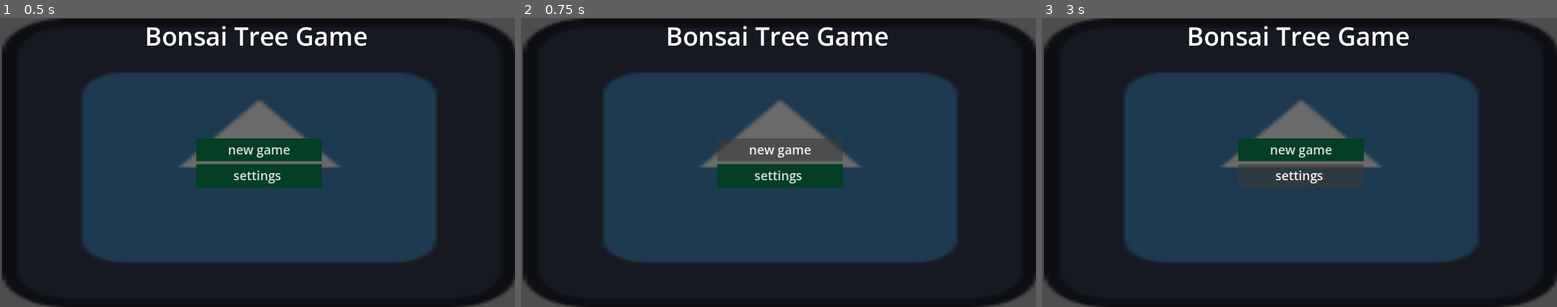
Above: before the commit, frames 1-3 (left to right).
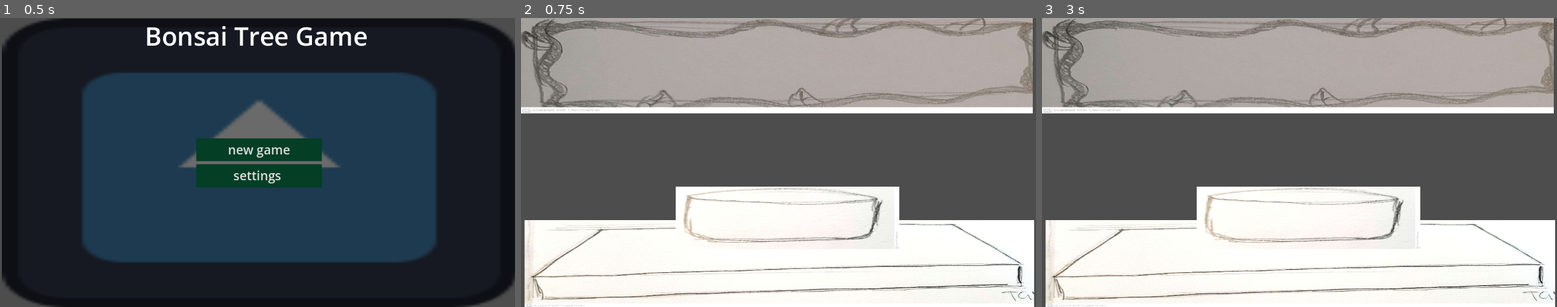
Above: after the commit, the same moments.

Repository: MariaVCGarcia/Japanese-Capstone-BonsaiTree-Game
Game: Godot game, scene res://main_menu.tscn
Two runs of this game, one before a commit and one after it. Both use one fixed random seed, a clock stepped at 60 frames per second and the inputs below. The engine's default icon, where the game draws it, is replaced by a stand-in: a white triangle on a blue panel in a dark square.
Inputs (mouse positions are in pixels of both pictures, inside the frame that each line leads up to):
- Up to frame 1 (0.5 s): no input
- Up to frame 2 (0.75 s): click "new game" at 0.5 s
- Up to frame 3 (3 s): click (1299, 150) at 1.25 s, where only the run before the commit has a clickable "new game"; click (1299, 150) at 2 s, where only the run before the commit has a clickable "new game"; click (1299, 176) at 2.75 s, where only the run before the commit has a clickable "settings"

Frame 1 is identical in both runs. In frame 2, 98% of the frame differs, in the area x 0-100%, y 0-100%; in frame 3, 99%.
Error before the commit: Parse Error: Preload file "uid://cc4s6up5mwyba" does not exist. (res://main_menu_Mouse_Cursor.tscn.gd:3)

Commit message:
fixing cursour

Diff:
--- a/bonsai-tree-game/MouseCursor.gd
+++ b/bonsai-tree-game/MouseCursor.gd
@@ -1,6 +1,7 @@
 extends Node2D
 
-const GAME_ASSETS__10 = preload("uid://cc4s6up5mwyba")
+const GAME_ASSETS__10 = preload("uid://c6n6egph8k6m7")
+
 
 # Called when the node enters the scene tree for the first time.
 func _ready() -> void:
--- a/bonsai-tree-game/main_menu_Mouse_Cursor.tscn.gd
+++ b/bonsai-tree-game/main_menu_Mouse_Cursor.tscn.gd
@@ -1,6 +1,7 @@
 extends Control
 
-const GAME_ASSETS__10 = preload("uid://cc4s6up5mwyba")
+const GAME_ASSETS__10 = preload("uid://c6n6egph8k6m7")
+
 
 # Called when the node enters the scene tree for the first time.
 func _ready() -> void:
--- a/bonsai-tree-game/project.godot
+++ b/bonsai-tree-game/project.godot
@@ -15,6 +15,10 @@
 config/features=PackedStringArray("4.6", "GL Compatibility")
 config/icon="res://icon.svg"
 
+[display]
+
+mouse_cursor/custom_image="uid://u266c7snbtdx"
+
 [physics]
 
 3d/physics_engine="Jolt Physics"
